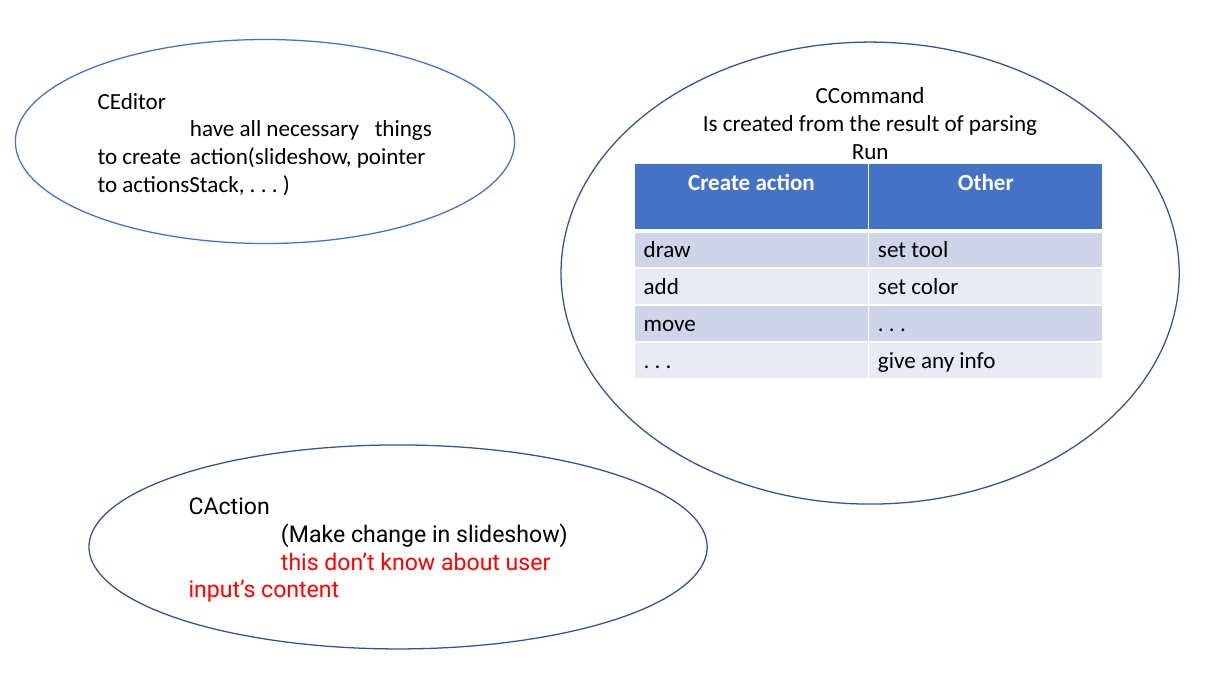
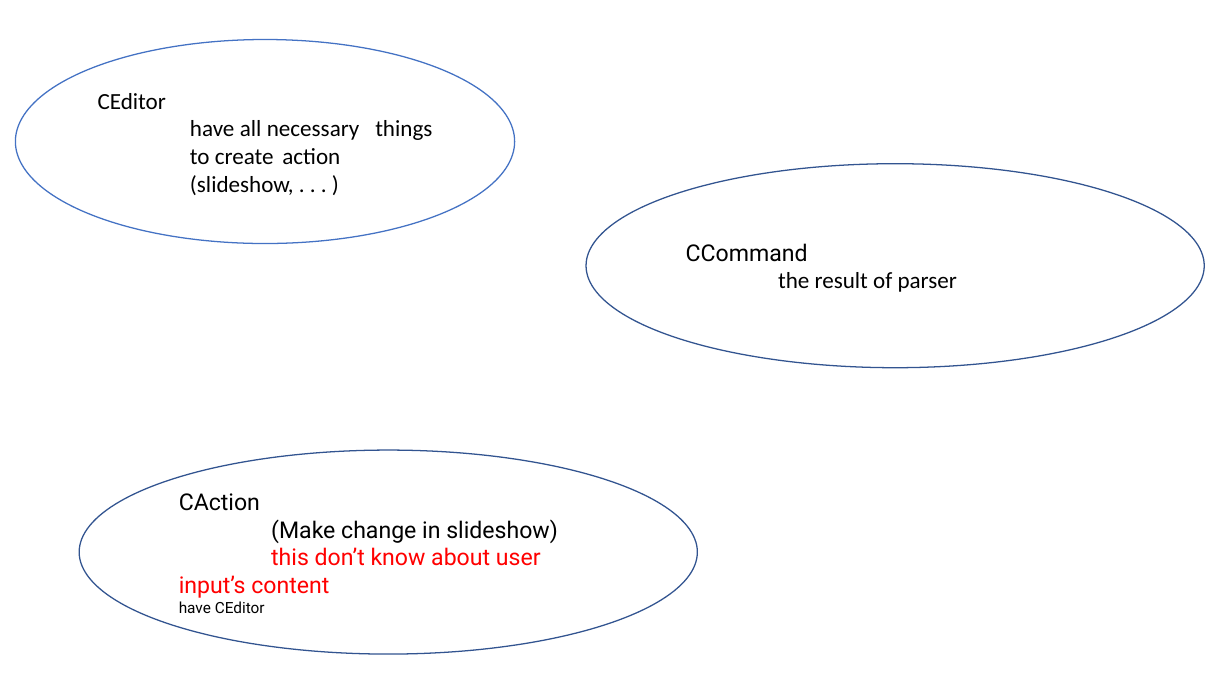
Before and after one commit to VardanyanAlex/PowerPoint, a slide deck: slide 4 of Powerpoint.pptx. Drawn at 1232x693 pixels with LibreOffice and Linux fonts; fonts in the diff are those of the drawing. Boxes give left, top, right and bottom in pixels: in the first picture for what was removed or moved away, otherwise in the second. Text is boxed around its words. In the diff, an @@ line names an element or a change of style, - is before the commit and + after.

```diff
--- a/Powerpoint.pptx
+++ b/Powerpoint.pptx
@@ ellipse removed at bbox=[561, 43, 1179, 505] @@
@@ text removed at bbox=[703, 87, 1037, 165] @@
-CCommand
-Is created from the result of parsing
-Run
@@ text in ellipse at bbox=[190, 120, 432, 195]: text changed @@
-have all necessary things to create action(slideshow, pointer to actionsStack, . . . )
+have all necessary things to create action
+(slideshow, . . . )
@@ ellipse added at bbox=[586, 164, 1204, 368], outline #325491 1 pt, 18 pt, text #000000 @@
+CCommand
+the result of parser
@@ table removed at bbox=[635, 164, 1104, 379], 5 rows, 2 columns @@
-Create action | Other
-draw | set tool
-add | set color
-move | . . .
-. . . | give any info
@@ ellipse "CAction": place and size @@
-ellipse "CAction" at bbox=[89, 445, 707, 650]
+ellipse "CAction" at bbox=[79, 450, 698, 654]
@@ text in ellipse at bbox=[179, 601, 265, 613]: paragraph added @@
+have CEditor
```
Also in this commit, not shown: 2 other slides changed.
